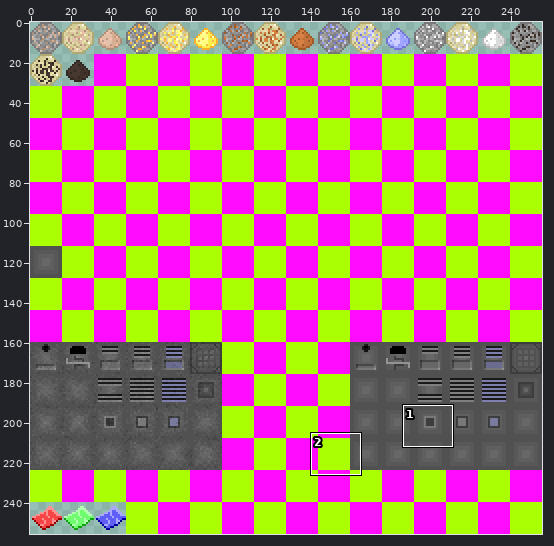
A sprite sheet gets an edit: gfx/LiquidMetal/Icons.png. The first picture is a wide view before the edit; the outline marks the close-up.
Close-up. First the earlier version:
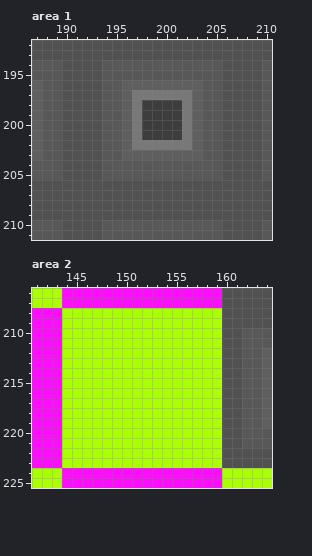
The file is 256x256 pixels. Colours within 5 levels of each other are drawn and written as one. Shown: area 1: x 187..210, y 192..211; area 2: x 141..164, y 206..225. The commit also changed other parts of the picture, which this record leaves out.
The result:
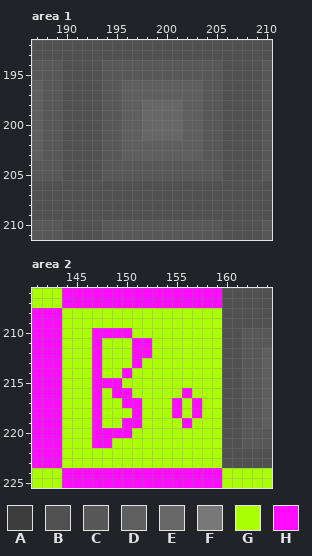
Palette (. is transparent): A #3d3d3d  B #515151  C #585858  D #5f5f5f  E #676767  F #787878  G #aaff02  H #ff0cff
The exact change:
Changed rows in their new state; - is an unchanged pixel.
Area 1:
first column x 197:
197 DDDDDD
198 DEEEED
199 DEEEED
200 DEEEED
201 DEEEED
202 DDDDDD
Area 2:
first column x 147:
210 HHHH-------
211 H---HH-----
212 H---HH-----
213 H---H------
214 H--H-------
215 HHH--------
216 H-HH-----H-
217 H--HH---H-H
218 H---H---H-H
219 H--HH----H-
220 HHHH-------
221 HH---------
